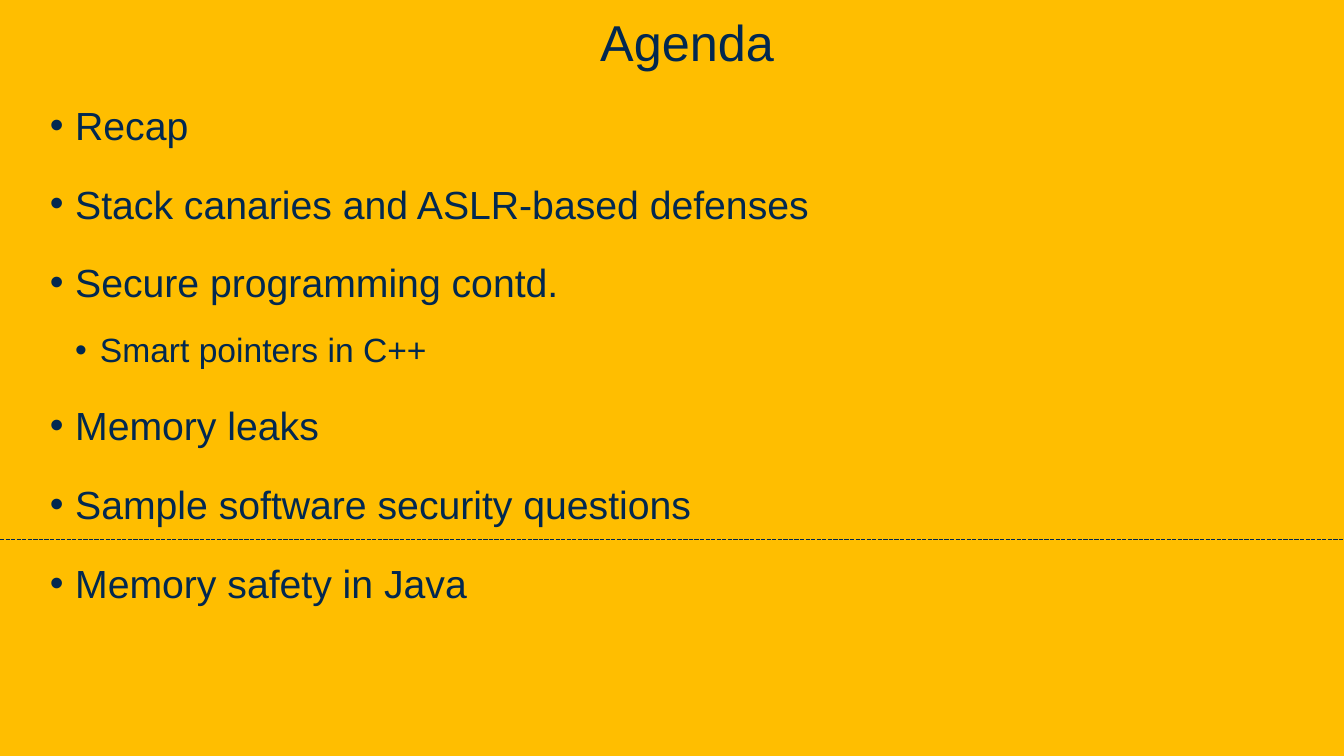
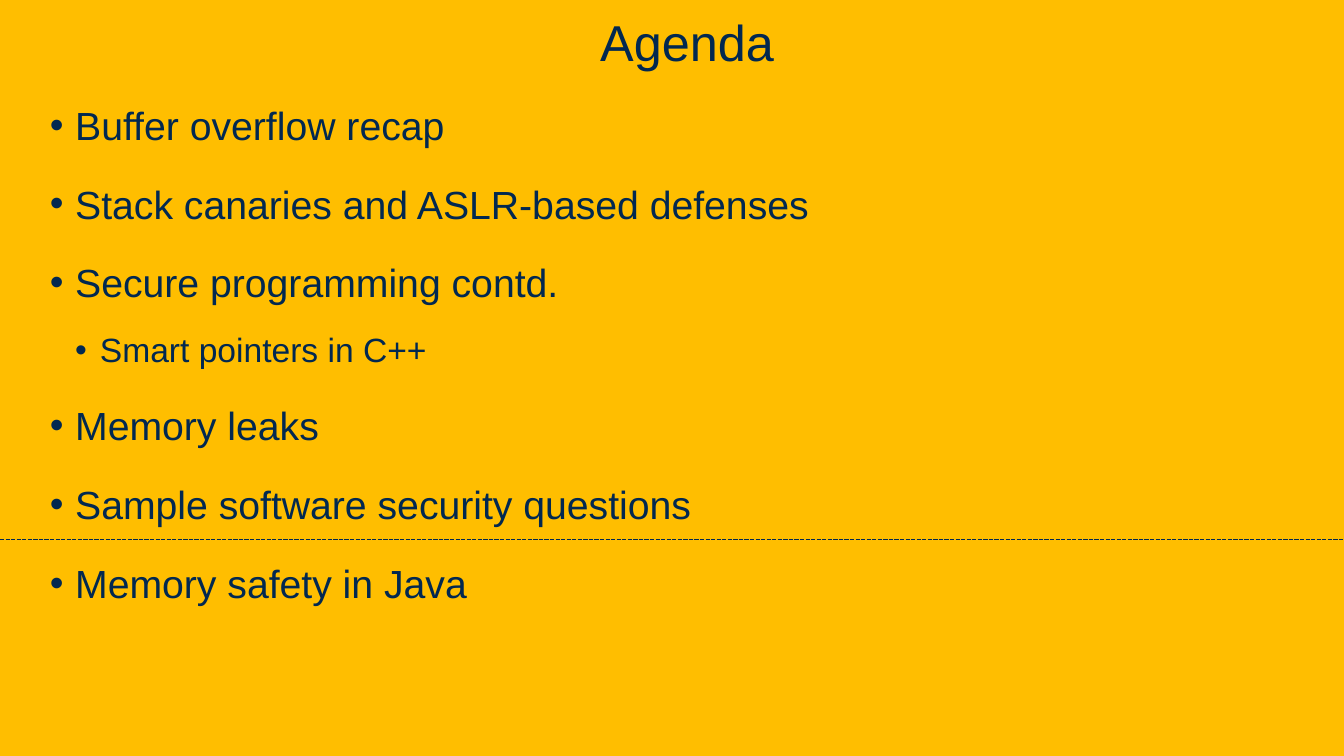
Before and after one commit to davsec-teaching/ECS160-Winter2025, a slide deck: slide 58 of slides/9_software_security.pptx. Drawn at 1344x756 pixels with LibreOffice and Linux fonts; fonts in the diff are those of the drawing; background and template pictures are left out. Boxes give left, top, right and bottom in pixels: in the first picture for what was removed or moved away, otherwise in the second. Text is boxed around its words. In the diff, an @@ line names an element or a change of style, - is before the commit and + after.

```diff
--- a/slides/9_software_security.pptx
+++ b/slides/9_software_security.pptx
@@ text at (75, 111, 444, 148): text changed @@
-• Recap
+• Buffer overflow recap
```
Also in this commit, not shown: 4 other slides changed, 5 slides added.
